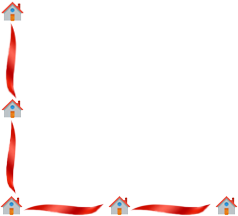
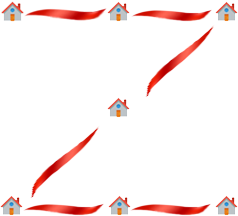
Revision of a layered w=238, h=216 image; what changed, layer by layer:
showed "Layer 28" over (x1=30, y1=126, x2=100, y2=198)
showed "Layer 27" over (x1=145, y1=25, x2=215, y2=97)
hid "Layer 19" over (x1=6, y1=119, x2=17, y2=194)
hid "Layer 16" over (x1=5, y1=22, x2=17, y2=99)
showed "Layer 11" over (x1=131, y1=9, x2=212, y2=22)
showed "Layer 10" over (x1=24, y1=8, x2=107, y2=21)
showed "Layer 9" over (x1=107, y1=97, x2=130, y2=118)
hid "Layer 8" over (x1=1, y1=98, x2=24, y2=119)
showed "Layer 5" over (x1=107, y1=1, x2=130, y2=22)
showed "Layer 3" over (x1=215, y1=1, x2=238, y2=22)
